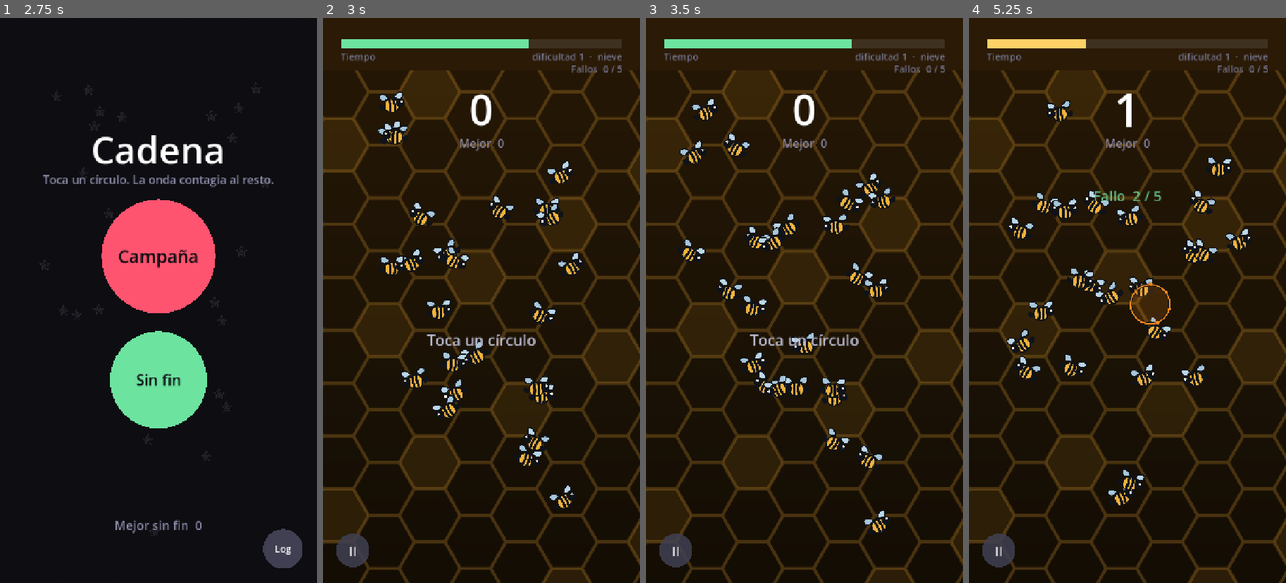
Above: before the commit, frames 1-4 (left to right).
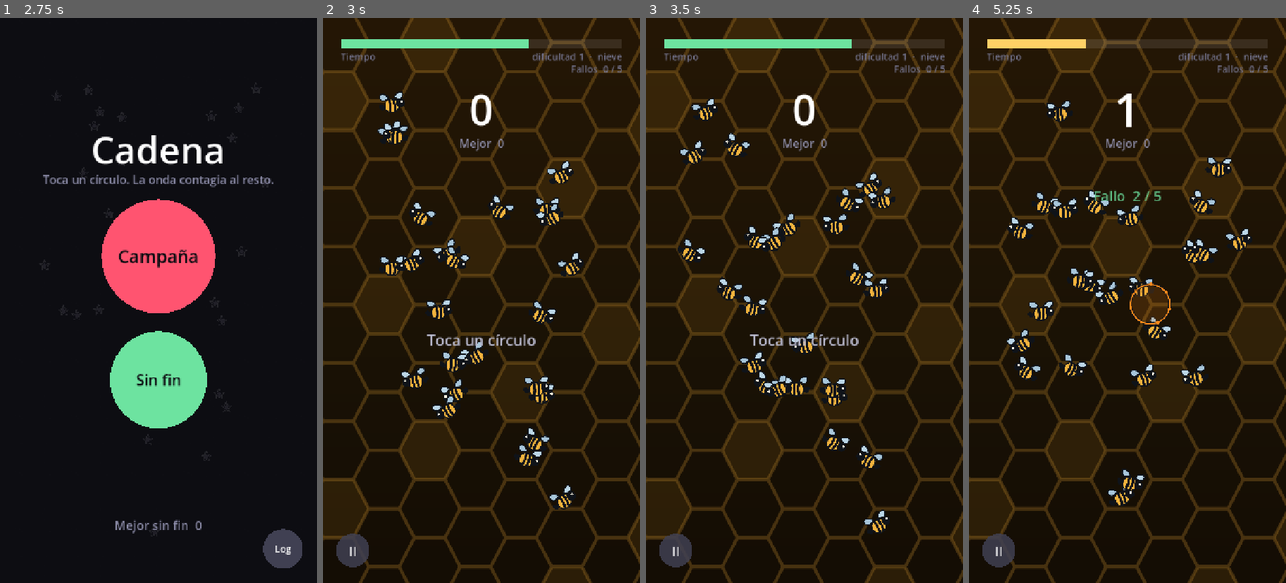
Above: after the commit, the same moments.

Repository: DanyDanny7/yesca
Game: Godot game, scene res://main.tscn
The game is run twice, just before and just after one commit, with the same random seed, the same clock (stepped at 60 frames per second) and the same inputs. Sound files missing from this copy of the repository are replaced by a short silence.
Inputs (mouse positions are in pixels of both pictures, inside the frame that each line leads up to):
- Up to frame 1 (2.75 s): move the mouse to (228, 272) at 0.52 s; click (228, 272) at 0.67 s; move the mouse to (95, 328) at 1.27 s; click (95, 328) at 1.42 s; move the mouse to (190, 176) at 2.02 s; click (190, 176) at 2.17 s
- Up to frame 2 (3 s): move the mouse to (465, 413) at 2.77 s; click (465, 413) at 2.92 s
- Up to frame 3 (3.5 s): no input
- Up to frame 4 (5.25 s): move the mouse to (1222, 385) at 3.52 s; click (1222, 385) at 3.67 s; move the mouse to (1032, 215) at 4.27 s; click (1032, 215) at 4.42 s; move the mouse to (1143, 300) at 5.02 s; click (1143, 300) at 5.17 s

Frame 1 is identical in both runs. In frame 2, 18% of the frame differs, in the area x 0-100%, y 0-99%; in frame 3, 18%; in frame 4, 18%.

Commit message:
Reglas de fondo para todas las pantallas: lienzo 208x500 y zona segura
"Que se vea exacto en todas" con un fondo a sangre es imposible en sentido
estricto: las proporciones van de 1:1.33 a 1:2.33, un 75% de diferencia, y
solo hay tres salidas -deformar, recortar, o barras negras-. Lo que si se
puede garantizar, y es lo que hace el juego: cero deformacion, cero huecos,
y la misma banda de abajo al mismo ancho en todos los aparatos, cambiando
solo cuanto cielo se ve por arriba.

Para eso hace falta que el LIENZO SEA MAS ALTO QUE LA PANTALLA MAS ALTA. El
actual, 208x336, es 1:1.62: mas corto que cualquier movil. Por eso hoy el
comportamiento no es uniforme -medido: en un 20:9 falta el 27% del arte y se
rellena con azulejo, en una tableta 4:3 sobra el 21% y se recorta-.

Con 208x500 (1:2.40) nunca falta. Zona segura garantizada: los 277 units de
abajo con tabletas incluidas, 370 si el juego se queda en moviles.

Para que subir el lienzo no rompa nada, la geometria que ES REGLA -el tejado
de Asedio, el disco de la Tierra- pasa a medirse DESDE EL BORDE INFERIOR. La
composicion se ancla abajo, asi que esas cifras siguen valiendo aunque el
lienzo crezca a lo alto. Antes se median desde arriba y un lienzo mas alto
las habria descolocado en silencio, que es la peor forma de romperse.

Y una unica deformacion permitida: estirado vertical por debajo del 12%, y
solo cuando falta poco para cubrir. Sin el, en un 16:9 quedaba una franja de
azulejo del 9% justo encima del dibujo, y una franja delgada de otro color
no se lee como cielo, se lee como error de montaje. Con el lienzo de 500 no
llega a hacer falta; queda para el arte antiguo de 336.

Comprobado capturando tres biomas en 16:9, 20:9 y 4:3: la banera, la ciudad
y la nieve se quedan ancladas abajo y sin deformar en las tres.

Co-Authored-By: Claude Opus 5 <noreply@anthropic.com>

Diff:
--- a/scripts/fondo.gd
+++ b/scripts/fondo.gd
@@ -211,6 +211,15 @@
 	if capa != null:
 		var esc := r.x / float(capa.get_width())
 		var alto := float(capa.get_height()) * esc
+		# Si falta POCO para cubrir la pantalla, se estira ese poco.
+		#
+		# Sin esto, en un 16:9 queda una franja de azulejo del 9% justo encima
+		# de la composición, y una franja delgada de otro color se lee como un
+		# error de montaje, no como cielo. Un estirado del 12% no lo ve nadie;
+		# a partir de ahí sí se nota, y entonces es mejor que se vea el azulejo
+		# y que el arte esté diseñado contando con él.
+		if alto < r.y and alto > r.y * (1.0 - ESTIRADO_MAX):
+			alto = r.y
 		draw_texture_rect(capa, Rect2(Vector2(0.0, r.y - alto), Vector2(r.x, alto)), false)
 		if _fugaces and _fugaz_avance < 1.0:
 			_dibujar_fugaz()
@@ -264,19 +273,33 @@
 		draw_arc(pos, hoyo, 0.0, TAU, 24, borde, 2.0, true)
 
 
-## El lienzo en el que están compuestos los fondos entregados.
-const LIENZO_ARTE := Vector2(208.0, 336.0)
-## Tejado más alto de la ciudad de Asedio, en unidades de ese lienzo.
+## Ancho del lienzo en el que se componen los fondos. Solo el ancho: la altura
+## no aparece en ninguna cuenta, y es a propósito.
+##
+## La composición se escala por el ancho y se ancla abajo, así que todo lo que
+## importa se puede medir DESDE EL BORDE INFERIOR. Con eso, el lienzo puede
+## crecer a lo alto —y va a crecer, para que no queden huecos en los móviles
+## alargados— sin que ninguna de estas cifras deje de valer.
+const ARTE_ANCHO := 208.0
+## Tejado más alto de la ciudad de Asedio, en unidades sobre el borde inferior.
 ##
 ## Se toma el MÁS ALTO y no una media: con la media, un misil atravesaría la
 ## parte de arriba de los edificios altos antes de contar como impacto, y eso se
 ## lee como que el juego está roto. Disparar un poco antes sobre un hueco entre
 ## edificios se lee, en cambio, como el espacio aéreo de la ciudad.
-const ARTE_TEJADO := 232.0
-## El planeta de Lluvia de meteoros: centro y radio, en unidades del lienzo.
-## El centro cae por debajo del borde a propósito: solo se ve un casquete, y eso
-## hace que se lea como un mundo y no como una pelota.
-const ARTE_PLANETA := Vector3(26.0, 344.0, 96.0)
+const ARTE_TEJADO := 104.0
+## El planeta de Lluvia de meteoros: x desde la izquierda, y sobre el borde
+## inferior, y radio. La y es NEGATIVA a propósito: el centro cae por debajo del
+## borde, así que solo se ve un casquete y se lee como un mundo, no como una
+## pelota.
+const ARTE_PLANETA := Vector3(26.0, -8.0, 96.0)
+## Cuánto se puede estirar la composición para cubrir la pantalla entera.
+##
+## Es la única deformación que se permite, y va acotada a propósito: por debajo
+## de este umbral nadie la ve, y por encima el arte se nota aplastado. Cuando no
+## llega, no se fuerza: se deja ver el azulejo por arriba, que es cielo, y el
+## arte se diseña contando con eso.
+const ESTIRADO_MAX := 0.12
 
 
 ## Cuánto mide en pantalla una unidad del lienzo del arte.
@@ -284,7 +307,7 @@
 ## La composición se dibuja escalada por el ancho y anclada abajo, así que una
 ## unidad vale lo mismo en los dos ejes y el borde inferior siempre coincide.
 func _escala_arte(r: Vector2) -> float:
-	return r.x / LIENZO_ARTE.x
+	return r.x / ARTE_ANCHO
 
 
 ## Dónde está el planeta y cuánto ocupa.
@@ -301,8 +324,7 @@
 func planeta_centro(r: Vector2) -> Vector2:
 	if Arte.telon_bioma(bioma) != null:
 		var e := _escala_arte(r)
-		return Vector2(ARTE_PLANETA.x * e,
-				r.y + (ARTE_PLANETA.y - LIENZO_ARTE.y) * e)
+		return Vector2(ARTE_PLANETA.x * e, r.y - ARTE_PLANETA.y * e)
 	return Vector2(r.x * 0.06, r.y * 1.06)
 
 
@@ -315,7 +337,7 @@
 ## Altura de la franja de abajo que cuenta como ciudad, en píxeles.
 func altura_ciudad(r: Vector2, por_defecto: float) -> float:
 	if Arte.telon_bioma(bioma) != null:
-		return (LIENZO_ARTE.y - ARTE_TEJADO) * _escala_arte(r)
+		return ARTE_TEJADO * _escala_arte(r)
 	return por_defecto
 
 
--- a/tools/capturar.gd
+++ b/tools/capturar.gd
@@ -2,7 +2,10 @@
 
 ## Captura una pantalla de juego por bioma, a proporción de teléfono.
 ##
-##   godot --path . --script tools/capturar.gd      (CON ventana, no headless)
+##   godot --path . --script tools/capturar.gd                 (540x960)
+##   godot --path . --script tools/capturar.gd -- 1080 2400     (otra pantalla)
+##
+## CON ventana, no headless: headless no dibuja nada.
 ##
 ## Existe porque el arte no se puede revisar leyendo código ni mirando los PNG
 ## sueltos: hay que ver el objetivo sobre su fondo, al tamaño real, para saber
@@ -17,8 +20,12 @@
 
 func _initialize() -> void:
 	DirAccess.make_dir_recursive_absolute(ProjectSettings.globalize_path(SALIDA))
+	var args := OS.get_cmdline_user_args()
+	var ancho: int = int(args[0]) if args.size() > 1 else ANCHO
+	var alto: int = int(args[1]) if args.size() > 1 else ALTO
+	var sufijo: String = "_%dx%d" % [ancho, alto] if args.size() > 1 else ""
 	var vp := SubViewport.new()
-	vp.size = Vector2i(ANCHO, ALTO)
+	vp.size = Vector2i(ancho, alto)
 	vp.render_target_update_mode = SubViewport.UPDATE_ALWAYS
 	root.add_child(vp)
 	var main = load("res://main.tscn").instantiate()
@@ -39,7 +46,7 @@
 		for k in 40:
 			await process_frame
 		var img := vp.get_texture().get_image()
-		img.save_png(SALIDA + Arte.slug(bioma) + ".png")
+		img.save_png(SALIDA + Arte.slug(bioma) + sufijo + ".png")
 		print("  ", bioma)
 	print(ProjectSettings.globalize_path(SALIDA))
 	quit()
Not shown, changed: contexto/16-orientacion-y-entregas.md
Not shown, changed: entregas/LEEME.md
